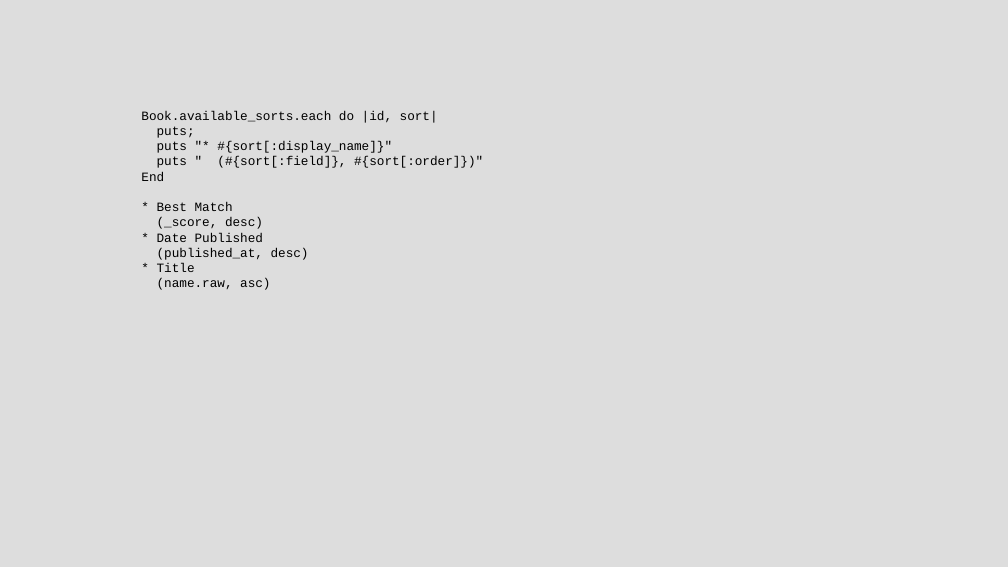
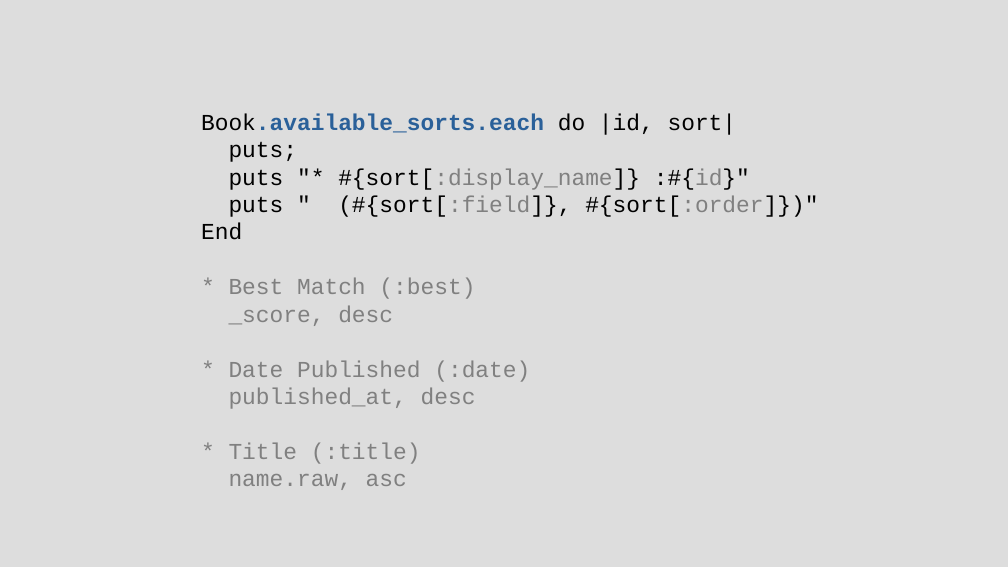
Before and after one commit to chriscressman/architecting-a-search-feature, a slide deck: slide 98 of presentation.odp (slide 99 before the commit). Drawn at 1008x567 pixels with LibreOffice and Linux fonts; fonts in the diff are those of the drawing. Boxes give left, top, right and bottom in pixels: in the first picture for what was removed or moved away, otherwise in the second. Text is boxed around its words. In the diff, an @@ line names an element or a change of style, - is before the commit and + after.

```diff
--- a/presentation.odp
+++ b/presentation.odp
@@ text "Book.available_sorts.each do |id, sort|": place and size @@
-text "Book.available_sorts.each do |id, sort|" at (141, 110, 483, 290)
+text "Book.available_sorts.each do |id, sort|" at (201, 113, 818, 490)
@@ text at (201, 113, 818, 240): size 10 to 18 pt in "Book.available_sorts.each do |id, sort|", "puts;", "puts " (#{sort[:field]}, #{sort[:order]})"", "End"; text colour #000000 to #2A6099, bold on in "Book.available_sorts.each"; text colour #000000 to #808080 in "(#{sort[:field]}, #{sort[:order]})"" @@
@@ text at (229, 168, 750, 190): text changed; size 10 to 18 pt @@
-puts "* #{sort[:display_name]}"
+puts "* #{sort[:display_name]} :#{id}"
@@ text at (229, 278, 530, 490): text changed; size 10 to 18 pt; text colour #000000 to #808080 @@
-* Best Match
-(_score, desc)
-* Date Published
-(published_at, desc)
-* Title
-(name.raw, asc)
+* Best Match (:best)
+_score, desc
+* Date Published (:date)
+published_at, desc
+* Title (:title)
+name.raw, asc
```
Also in this commit, not shown: 21 other slides changed, 6 slides added, 4 slides removed.
